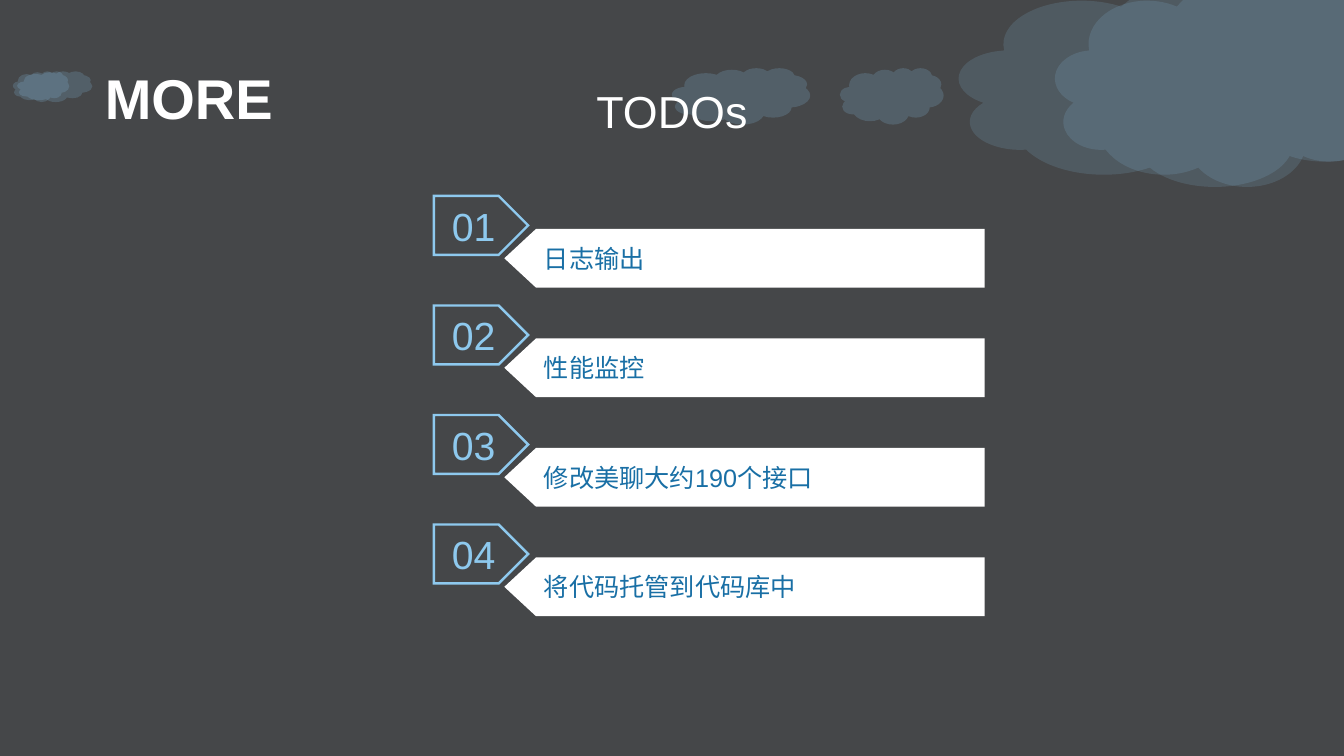
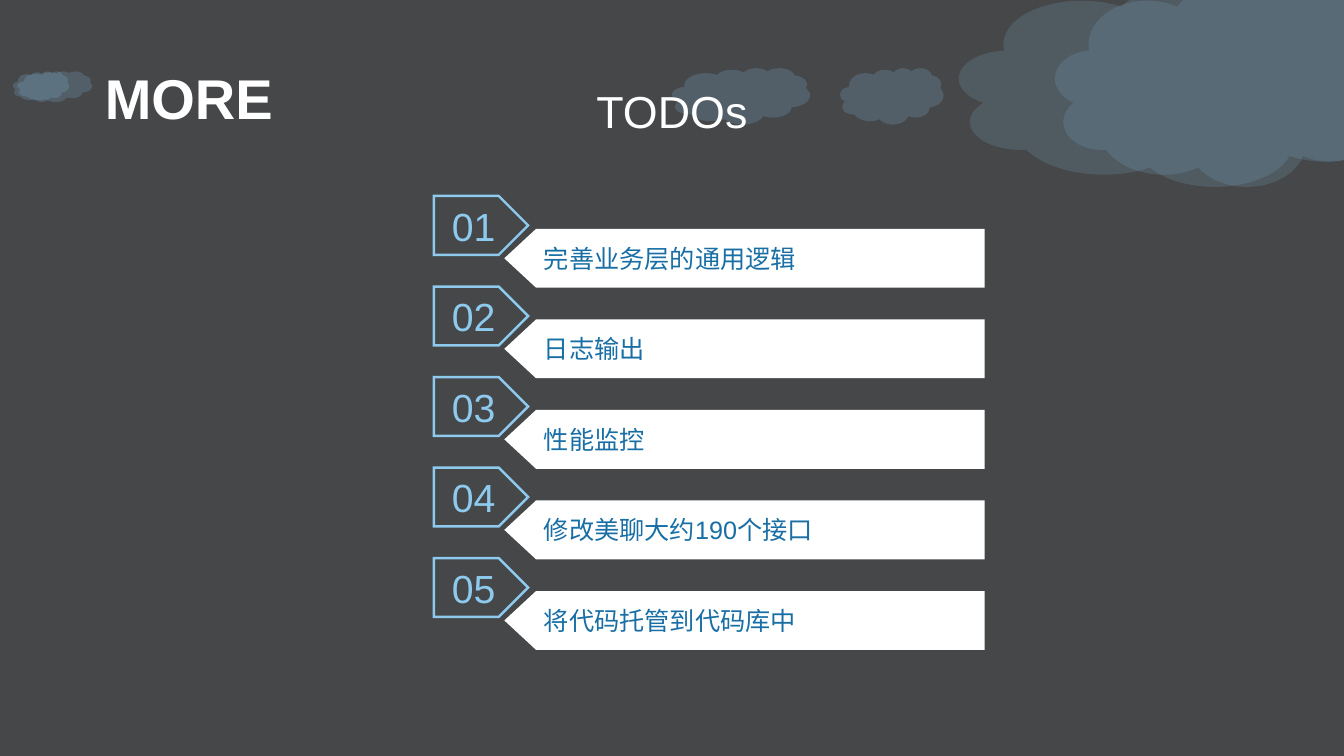
Before and after one commit to daisongsong1991/ppt, a slide deck: slide 24 of net_ppt.pptx. Drawn at 1344x756 pixels with LibreOffice and Linux fonts; fonts in the diff are those of the drawing; background and template pictures are left out. Boxes give left, top, right and bottom in pixels: in the first picture for what was removed or moved away, otherwise in the second. Text is boxed around its words. In the diff, an @@ line names an element or a change of style, - is before the commit and + after.

Commit message:
v7

```diff
--- a/net_ppt.pptx
+++ b/net_ppt.pptx
@@ freeform shape added at (x1=504, y1=229, x2=985, y2=287), fill #FFFFFF, 18 pt, text #196FA5 @@
+完善业务层的通用逻辑
@@ pentagon arrow "02" moved from (x1=434, y1=306, x2=528, y2=364) to (x1=434, y1=286, x2=528, y2=345) @@
@@ freeform shape "日志输出" moved from (x1=504, y1=229, x2=985, y2=287) to (x1=504, y1=320, x2=985, y2=378) @@
@@ pentagon arrow "03" moved from (x1=434, y1=415, x2=528, y2=474) to (x1=434, y1=377, x2=528, y2=436) @@
@@ freeform shape "性能监控" moved from (x1=504, y1=339, x2=985, y2=397) to (x1=504, y1=410, x2=985, y2=469) @@
@@ pentagon arrow "04" moved from (x1=434, y1=524, x2=528, y2=583) to (x1=434, y1=468, x2=528, y2=526) @@
@@ freeform shape "修改美聊大约190个接口" moved from (x1=504, y1=448, x2=985, y2=506) to (x1=504, y1=501, x2=985, y2=560) @@
@@ pentagon arrow added at (x1=434, y1=559, x2=528, y2=617), outline #8EC9EE 1.75 pt, 28 pt, text #8EC9EE @@
+05
@@ freeform shape "将代码托管到代码库中" moved from (x1=504, y1=558, x2=985, y2=616) to (x1=504, y1=591, x2=985, y2=649) @@
```
